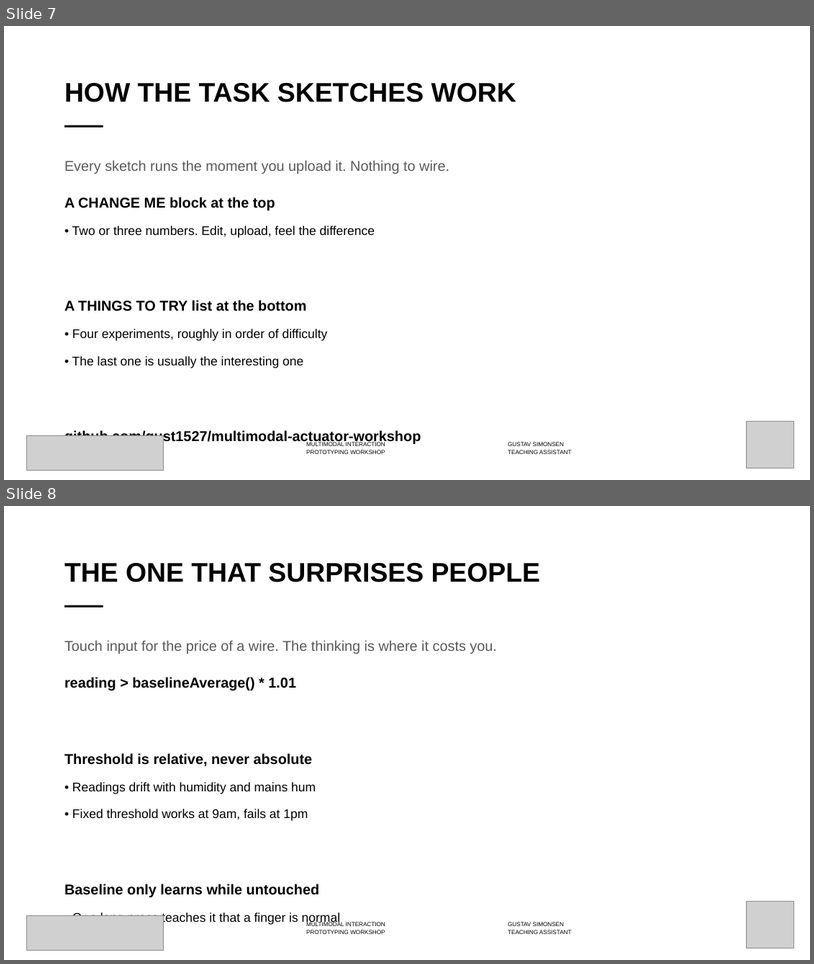
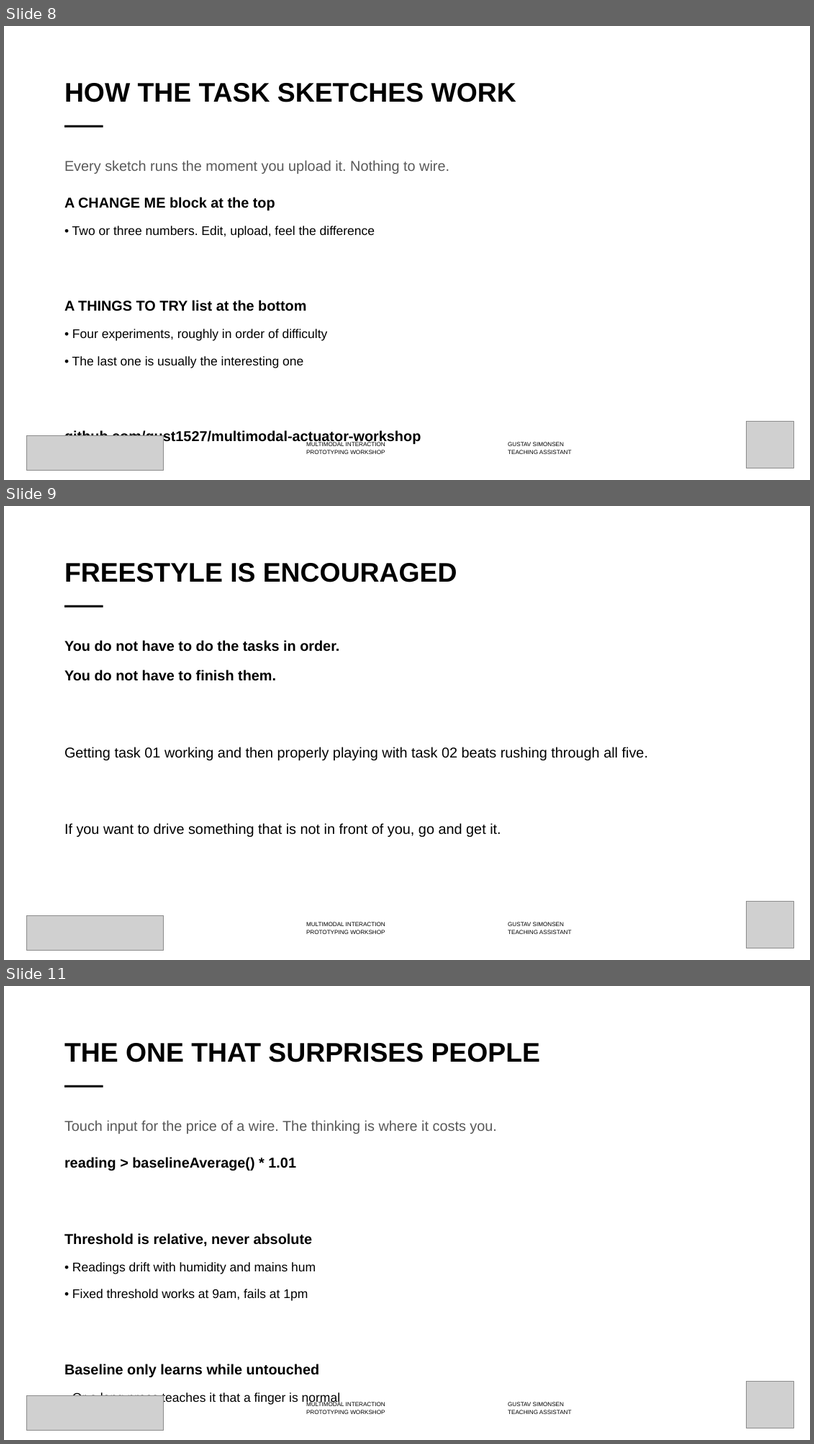
Before and after one commit to labtools-au/multimodal-actuator-workshop, a slide deck: docs/multimodal-actuator-workshop.pptx. Shown one above the other, each under a label of ours: slides 7 and 8 before the commit, slides 8, 9 and 11 after it; the slides between them are not shown. The pictures are 814x964 and 814x1444 pixels, drawn with LibreOffice and Linux fonts; fonts in the diff are those of the drawing; grey boxes stand for pictures; background and template pictures are left out. Boxes give left, top, right and bottom in pixels: in the first picture for what was removed or moved away, otherwise in the second. Text is boxed around its words. In the diff, an @@ line names an element or a change of style, - is before the commit and + after.

```diff
--- a/docs/multimodal-actuator-workshop.pptx
+++ b/docs/multimodal-actuator-workshop.pptx
@@ slide 9 added at (4,506,810,960), background #FFFFFF; not listed: 3 template elements that a slide beside it also shows @@
@@ title added at (64,563,458,582), 32 pt, text #000000, bold @@
+FREESTYLE IS ENCOURAGED
@@ text added at (64,640,648,836), 17 pt, text #000000 @@
+You do not have to do the tasks in order.
+You do not have to finish them.
+Getting task 01 working and then properly playing with task 02 beats rushing through all five.
+If you want to drive something that is not in front of you, go and get it.
@@ picture added at (27,915,164,950) @@
@@ picture added at (747,901,794,948) @@
@@ what was slide 7 is now slide 8 @@
@@ what was slide 8 is now slide 11 @@
```
Also in this commit, not shown: 1 slide changed, 4 other slides added, 6 other files.
